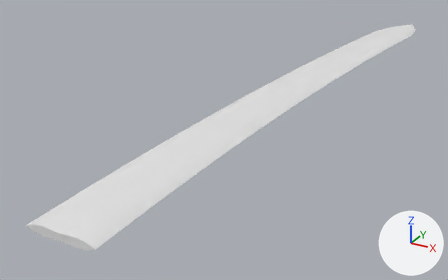
The glTF model godot/assets/waffen/modelle/schwertklinge/t1_5.glb: old version first, new version second.
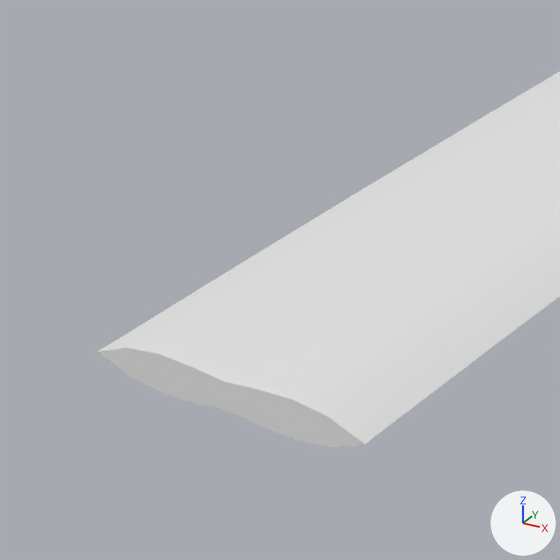
There are two pictures of each version: one whole from a camera (50 mm lens) standing at (0.269, -0.147, 0.228) and looking at (-0.037, 0.409, -0.05), one close up on the part from 0% to 33% of the width and 48% to 100% of the height. The axes (+X, +Y, +Z) are drawn at lower right. The lights are the same throughout. The older version's two pictures come first. Vertices at exactly the same position are counted once.

In view in the first close-up: 'schwertklinge_t1_5'.
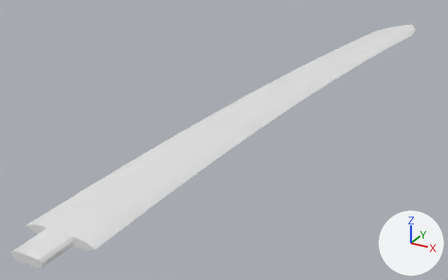
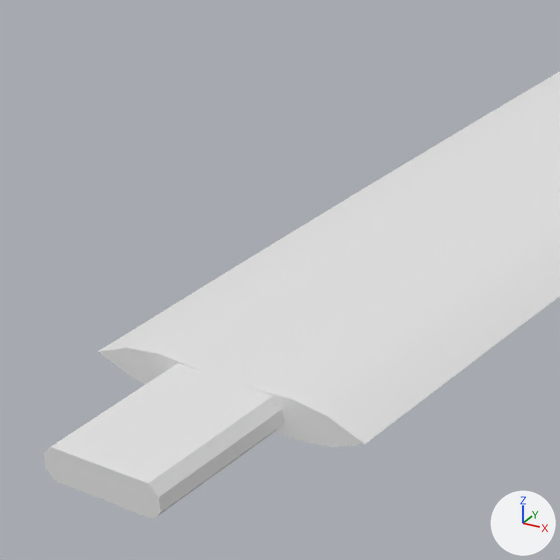
Boxes (x1, y1, x2, y2) around the edits, measured in the close-ups (560 x 560 px):
'schwertklinge_t1_5', reshaped: before (98, 72, 560, 447); after (43, 72, 560, 519)
part 1 of me_schwertklinge_t1_5, added: after (43, 357, 284, 519)

Diff of the bpy script that builds the scene:
```diff
--- a/godot/assets/waffen/modelle/schwertklinge/t1_5.glb.py
+++ b/godot/assets/waffen/modelle/schwertklinge/t1_5.glb.py
@@ me_schwertklinge_t1_5 @@
 # used by ob_schwertklinge_t1_5; location = (0.0, 0.0, 0.0)
-me_schwertklinge_t1_5.from_pydata(...)  # 321 vertices, 638 faces; spans x -0.031..0.076, y 0.112..0.852, z -0.004..0.004
+me_schwertklinge_t1_5.from_pydata(...)  # 337 vertices, 666 faces; spans x -0.031..0.076, y 0.082..0.852, z -0.004..0.004
+# me_schwertklinge_t1_5 part 1: a new loose piece of 16 vertices spanning x -0.013..0.013, y 0.082..0.118, z -0.004..0.003, in mat_klinge (white #e7e7e7)
 me_schwertklinge_t1_5.materials.append(mat_klinge)
```
